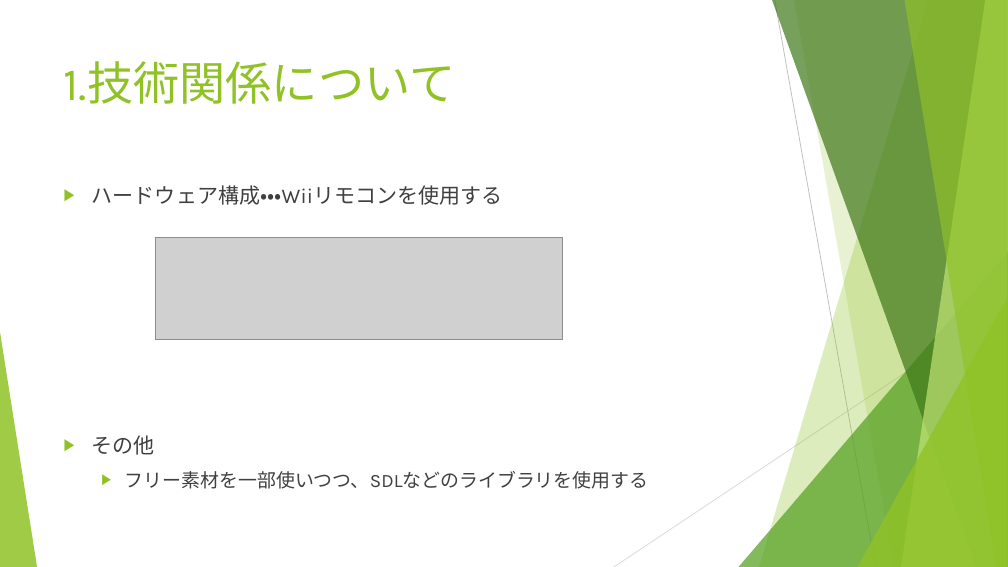
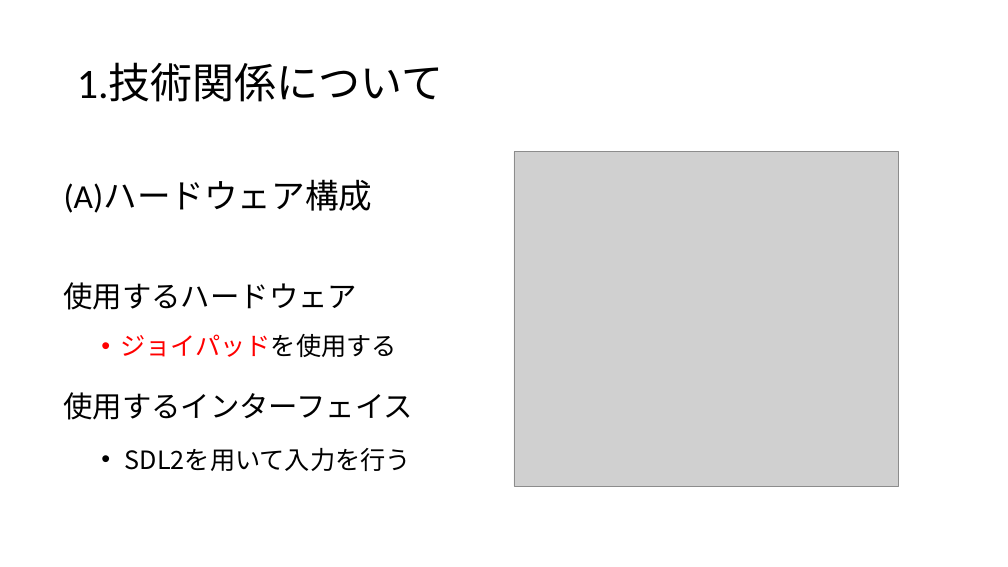
Before and after one commit to rimocon/groupgame, a slide deck: slide 2 of Document/yano_presen.pptx (slide 4 before the commit). Drawn at 1008x567 pixels with LibreOffice and Linux fonts; fonts in the diff are those of the drawing; grey boxes stand for pictures. Boxes give left, top, right and bottom in pixels: in the first picture for what was removed or moved away, otherwise in the second. Text is boxed around its words. In the diff, an @@ line names an element or a change of style, - is before the commit and + after.

```diff
--- a/Document/yano_presen.pptx
+++ b/Document/yano_presen.pptx
@@ title "1.技術関係について" moved from (x1=64, y1=61, x2=456, y2=104) to (x1=77, y1=64, x2=443, y2=102) @@
@@ title "1.技術関係について" at (x1=77, y1=64, x2=443, y2=102): size 44 to 40 pt, font Karla to Calibri, text colour #90C226 to #000000; line spacing 1 to 0.9; vertical alignment top to middle @@
@@ picture added at (x1=514, y1=152, x2=899, y2=486) @@
@@ text at (x1=64, y1=180, x2=397, y2=357): text changed; size 18 to 32 pt; font Karla to Calibri; text colour #404040 to #000000 @@
-▶ ハードウェア構成・・・Wiiリモコンを使用する
-▶ その他
-  ▶ フリー素材を一部使いつつ、SDLなどのライブラリを使用する
+(A)ハードウェア構成
+使用するハードウェア
+  • ジョイパッドを使用する
@@ picture removed at (x1=155, y1=237, x2=562, y2=340) @@
@@ group removed at (x1=0, y1=0, x2=1008, y2=567): 5 freeform shapes, 3 triangles, 2 lines @@
@@ text added at (x1=63, y1=392, x2=413, y2=471), 24 pt, text #000000 @@
+使用するインターフェイス
+  • SDL2を用いて入力を行う
```
Also in this commit, not shown: 1 other slide changed, 2 slides added, 2 slides removed.
